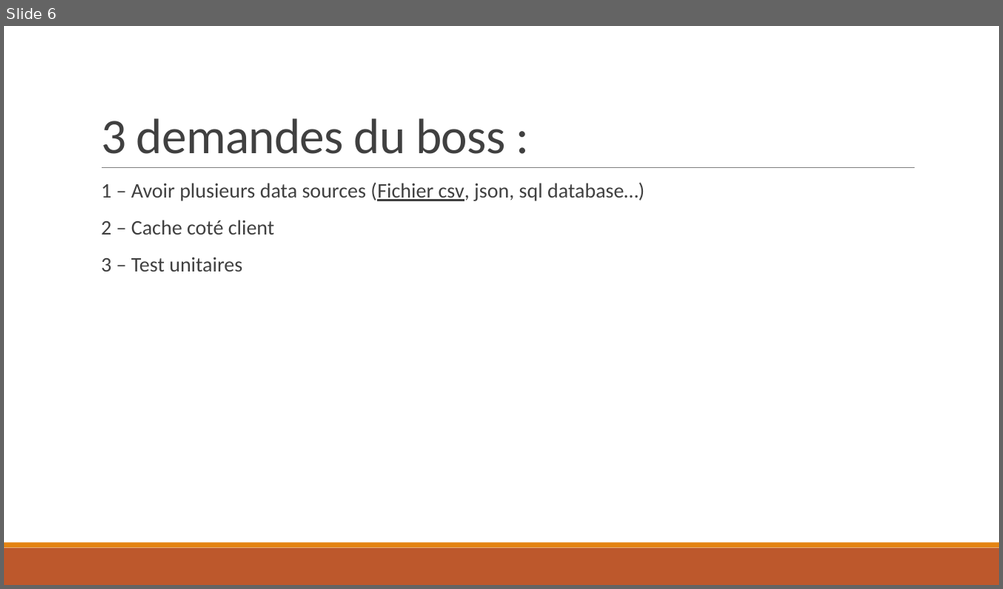
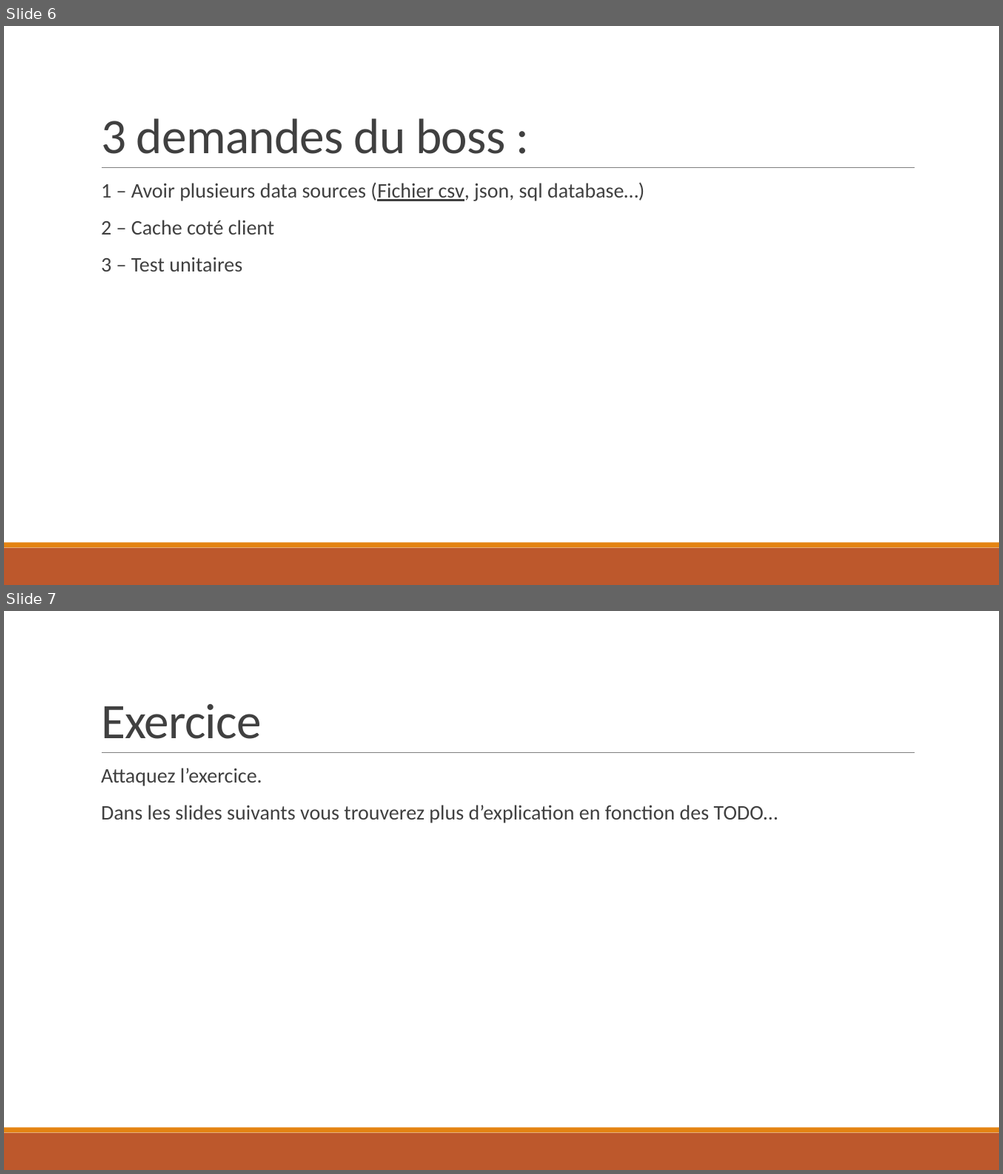
Before and after one commit to Sybaris-Classroom/Exercices, a slide deck: DependencyInjection/Exercice DependencyInjection.pptx. Shown one above the other, each under a label of ours: slide 6 before the commit, slides 6 and 7 after it. The pictures are 1003x589 and 1003x1174 pixels, drawn with LibreOffice and Linux fonts; fonts in the diff are those of the drawing. Boxes give left, top, right and bottom in pixels: in the first picture for what was removed or moved away, otherwise in the second. Text is boxed around its words. In the diff, an @@ line names an element or a change of style, - is before the commit and + after.

```diff
--- a/DependencyInjection/Exercice DependencyInjection.pptx
+++ b/DependencyInjection/Exercice DependencyInjection.pptx
@@ slide 7 added at [4,611,999,1170], background #FFFFFF; not listed: 3 template elements that a slide beside it also shows @@
@@ title added at [101,704,262,739], 48 pt, text #404040 @@
+Exercice
@@ text added at [101,768,778,823], 20 pt, text #404040 @@
+  Attaquez l’exercice.
+  Dans les slides suivants vous trouverez plus d’explication en fonction des TODO…
```
Also in this commit, not shown: 1 slide changed, 5 other slides added.
